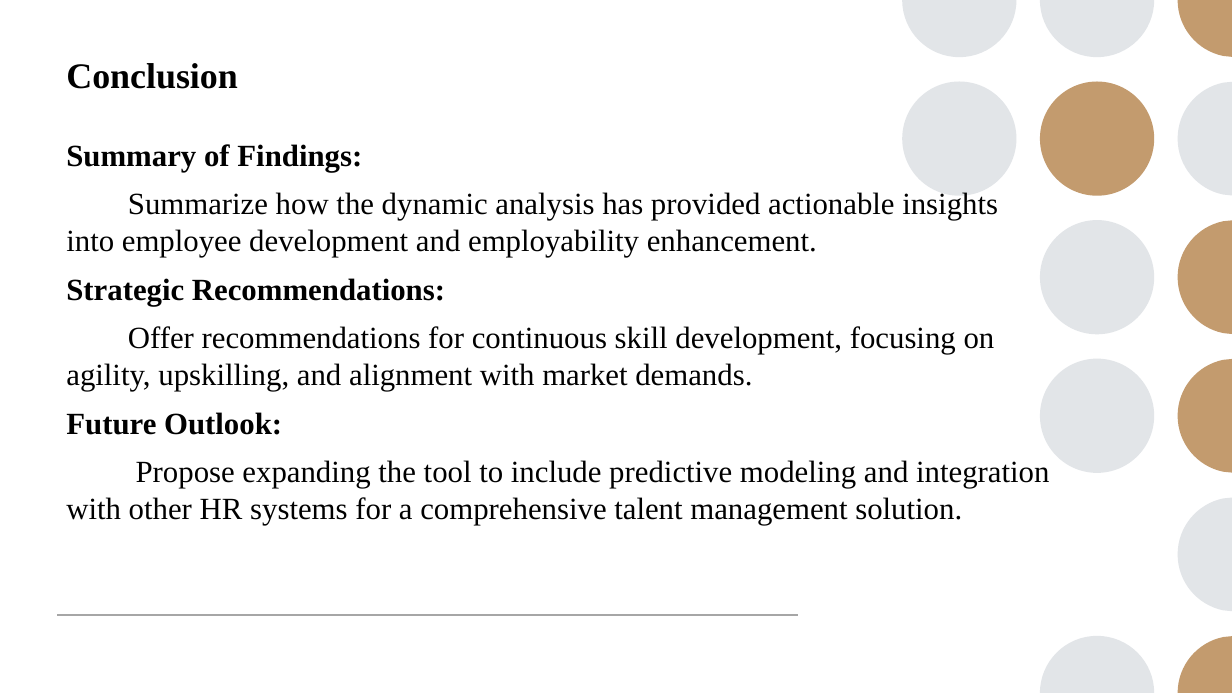
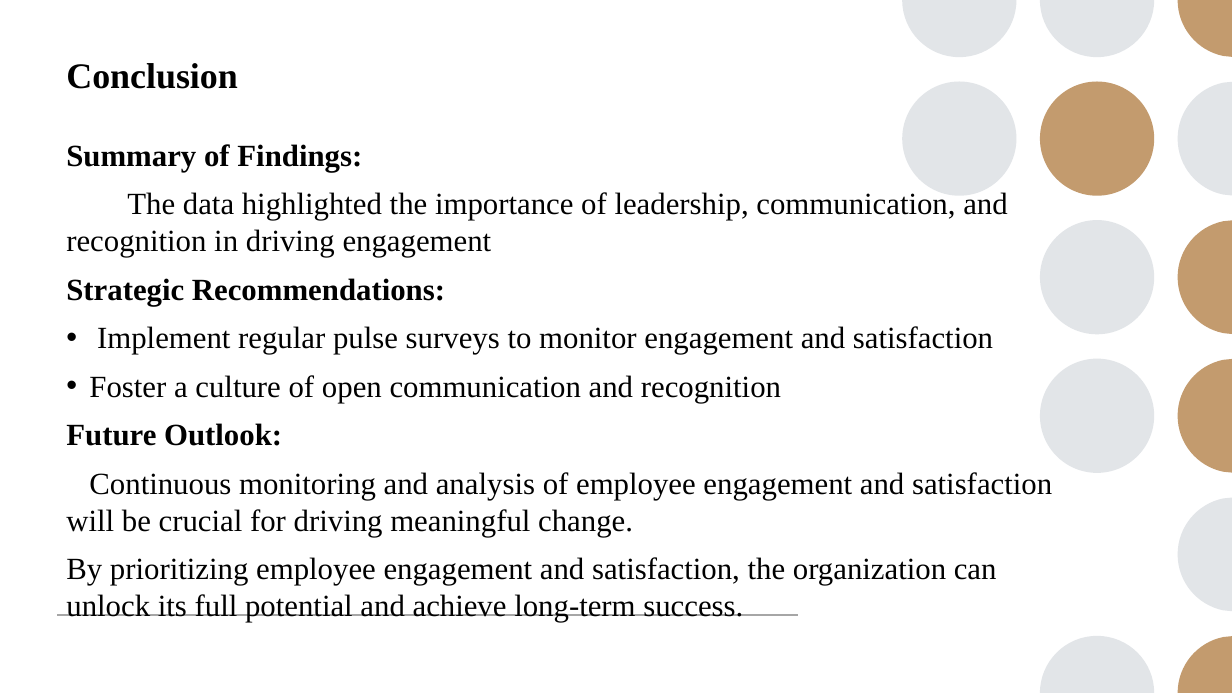
Before and after one commit to Saimeera785/TNSDC-DA-, a slide deck: slide 12 of sai meera ibm ppt.pptx. Drawn at 1232x693 pixels with LibreOffice and Linux fonts; fonts in the diff are those of the drawing. Boxes give left, top, right and bottom in pixels: in the first picture for what was removed or moved away, otherwise in the second. Text is boxed around its words. In the diff, an @@ line names an element or a change of style, - is before the commit and + after.

```diff
--- a/sai meera ibm ppt.pptx
+++ b/sai meera ibm ppt.pptx
@@ text at (66,192,1007,257): text changed @@
-Summarize how the dynamic analysis has provided actionable insights into employee development and employability enhancement.
+The data highlighted the importance of leadership, communication, and recognition in driving engagement
@@ text at (89,326,993,403): text changed @@
-Offer recommendations for continuous skill development, focusing on agility, upskilling, and alignment with market demands.
+• Implement regular pulse surveys to monitor engagement and satisfaction
+• Foster a culture of open communication and recognition
@@ text at (66,472,1052,622): text changed @@
-Propose expanding the tool to include predictive modeling and integration with other HR systems for a comprehensive talent management solution.
+Continuous monitoring and analysis of employee engagement and satisfaction will be crucial for driving meaningful change.
+By prioritizing employee engagement and satisfaction, the organization can unlock its full potential and achieve long-term success.
```
Also in this commit, not shown: 7 other slides changed, 2 slides added, 2 slides removed, 1 other file.
